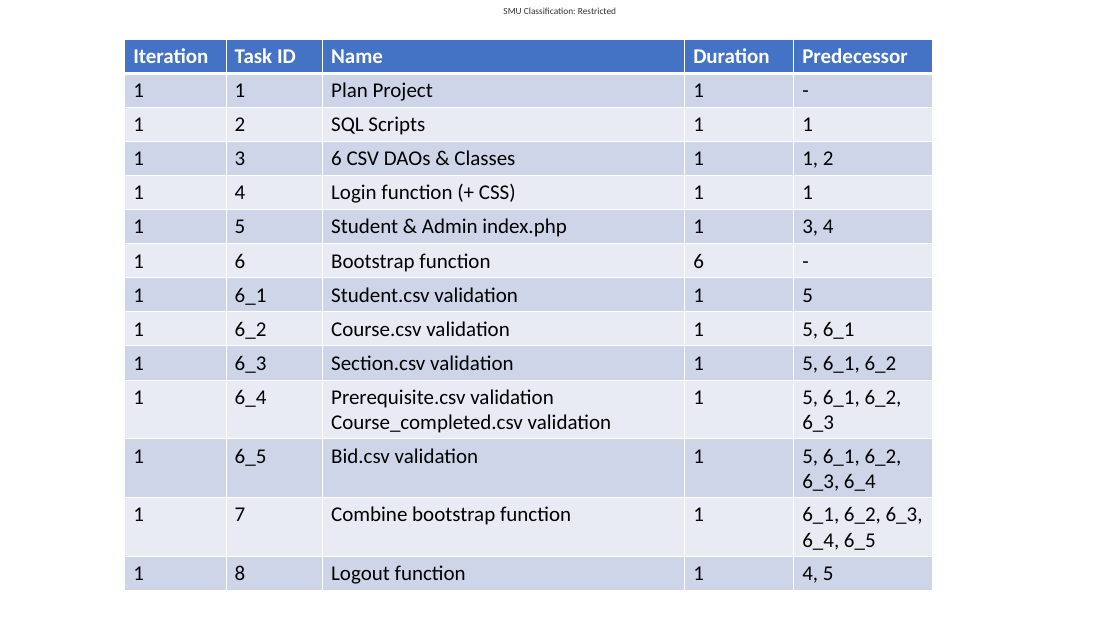
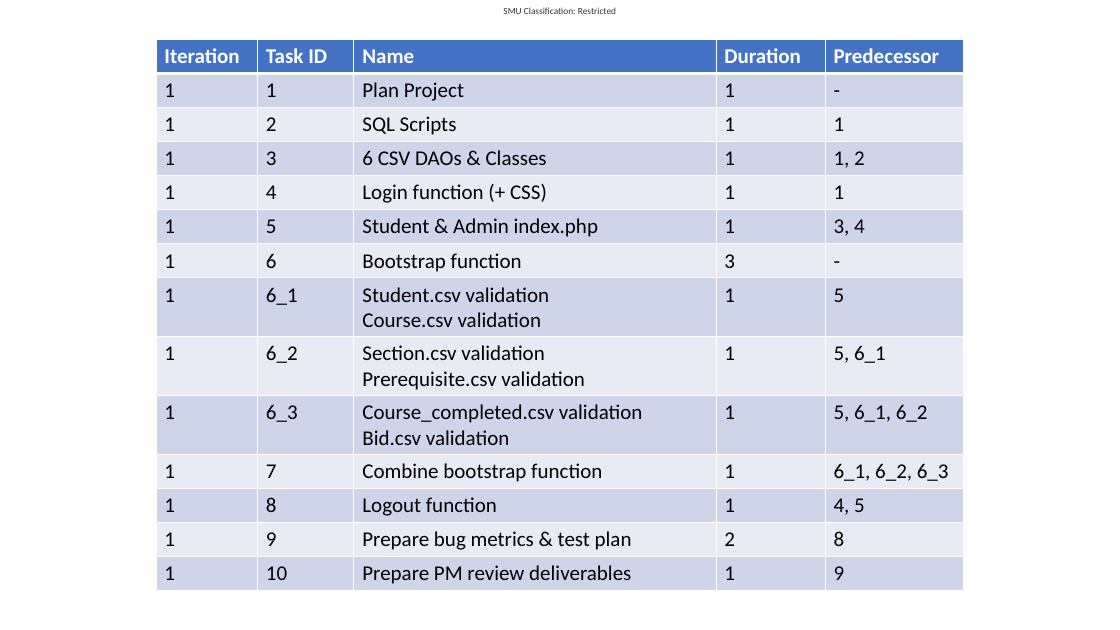
Before and after one commit to weichen-0/Bidding-Online-System, a slide deck: slide 1 of documents/schedule.pptx. Drawn at 1120x630 pixels with LibreOffice and Linux fonts; fonts in the diff are those of the drawing. Boxes give left, top, right and bottom in pixels: in the first picture for what was removed or moved away, otherwise in the second. Text is boxed around its words. In the diff, an @@ line names an element or a change of style, - is before the commit and + after.

```diff
--- a/documents/schedule.pptx
+++ b/documents/schedule.pptx
@@ table at [156,39,965,591] @@
-row 7: 1 | 6 | Bootstrap function | 6 | -
-row 8: 1 | 6_1 | Student.csv validation | 1 | 5
-row 9: 1 | 6_2 | Course.csv validation | 1 | 5, 6_1
-row 10: 1 | 6_3 | Section.csv validation | 1 | 5, 6_1, 6_2
-row 11: 1 | 6_4 | Prerequisite.csv validation Course_completed.csv validation | 1 | 5, 6_1, 6_2, 6_3
-row 12: 1 | 6_5 | Bid.csv validation | 1 | 5, 6_1, 6_2, 6_3, 6_4
-row 13: 1 | 7 | Combine bootstrap function | 1 | 6_1, 6_2, 6_3, 6_4, 6_5
+row 7: 1 | 6 | Bootstrap function | 3 | -
+row 8: 1 | 6_1 | Student.csv validation / Course.csv validation | 1 | 5
+row 9: 1 | 6_2 | Section.csv validation / Prerequisite.csv validation | 1 | 5, 6_1
+row 10: 1 | 6_3 | Course_completed.csv validation / Bid.csv validation | 1 | 5, 6_1, 6_2
+row 11: 1 | 7 | Combine bootstrap function | 1 | 6_1, 6_2, 6_3
+row 13: 1 | 9 | Prepare bug metrics & test plan | 2 | 8
+row 14: 1 | 10 | Prepare PM review deliverables | 1 | 9
@@ table: place and size @@
-table at [125,39,933,591]
+table at [156,39,965,591]
```
Also in this commit, not shown: 1 other slide changed, 1 other file.
